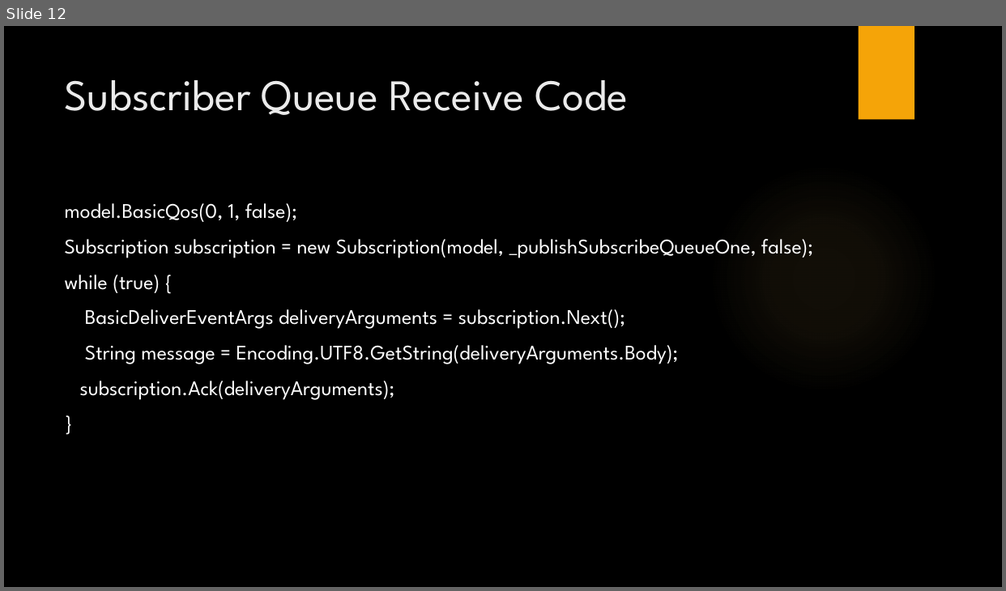
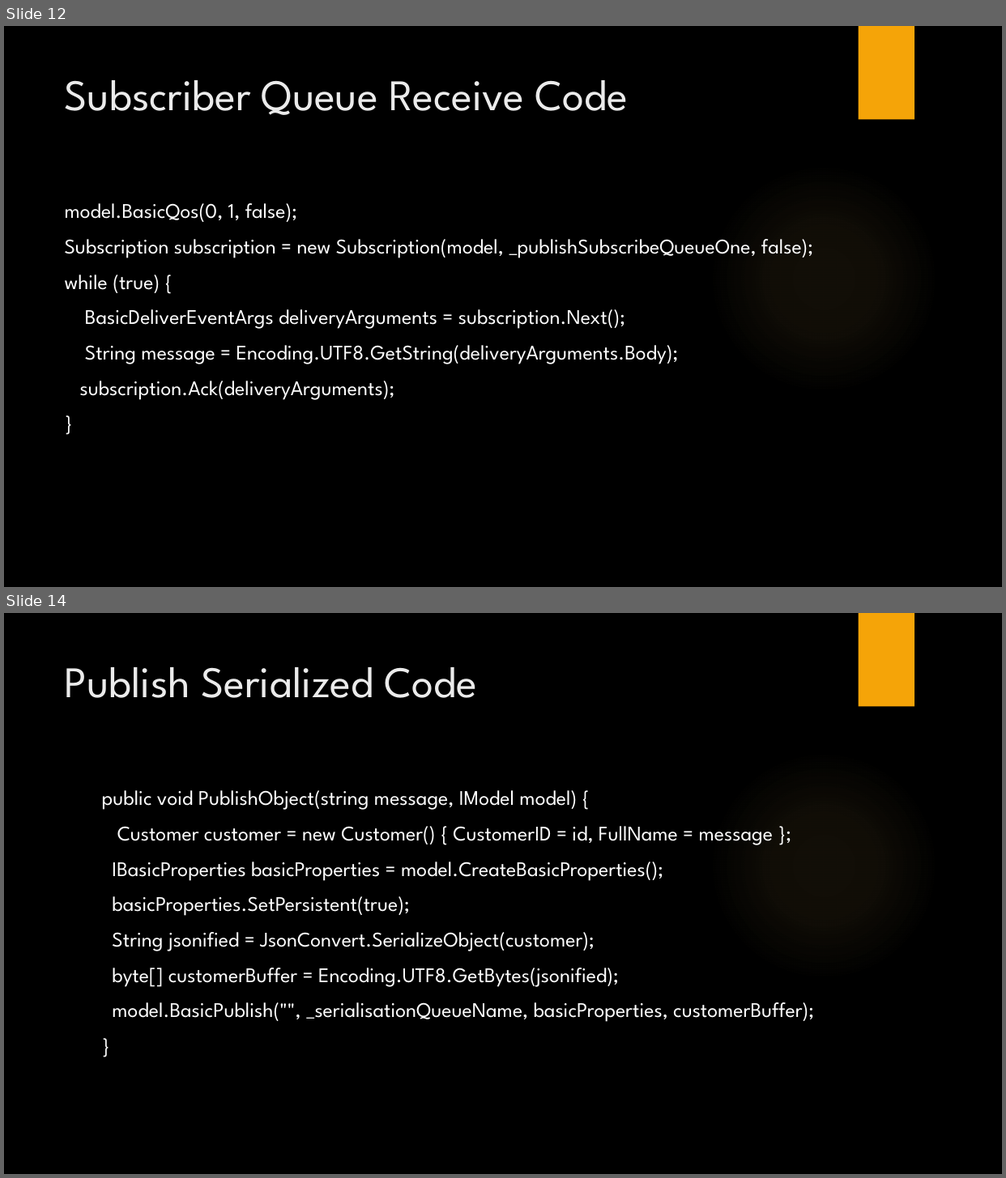
Before and after one commit to aeroradish/RabbitMQ.Example, a slide deck: RabbitMQ_Presentation.pptx. Shown one above the other, each under a label of ours: slide 12 before the commit, slides 12 and 14 after it; the slides between them are not shown. The pictures are 1006x591 and 1006x1178 pixels, drawn with LibreOffice and Linux fonts; fonts in the diff are those of the drawing; background and template pictures are left out. Boxes give left, top, right and bottom in pixels: in the first picture for what was removed or moved away, otherwise in the second. Text is boxed around its words. In the diff, an @@ line names an element or a change of style, - is before the commit and + after.

```diff
--- a/RabbitMQ_Presentation.pptx
+++ b/RabbitMQ_Presentation.pptx
@@ slide 14 added at (4,613,1002,1174), background picture (left out); not listed: 2 template elements that a slide beside it also shows @@
@@ title added at (65,667,476,698), 42 pt, text #EBEBEB @@
+Publish Serialized Code
@@ text added at (102,790,814,1022), 20 pt, text #FFFFFF @@
+public void PublishObject(string message, IModel model) {
+Customer customer = new Customer() { CustomerID = id, FullName = message };
+IBasicProperties basicProperties = model.CreateBasicProperties();
+basicProperties.SetPersistent(true);
+String jsonified = JsonConvert.SerializeObject(customer);
+byte[] customerBuffer = Encoding.UTF8.GetBytes(jsonified);
+model.BasicPublish("", _serialisationQueueName, basicProperties, customerBuffer);
+}
```
Also in this commit, not shown: 2 slides changed, 2 other slides added, 1 slide removed, 7 other files.
